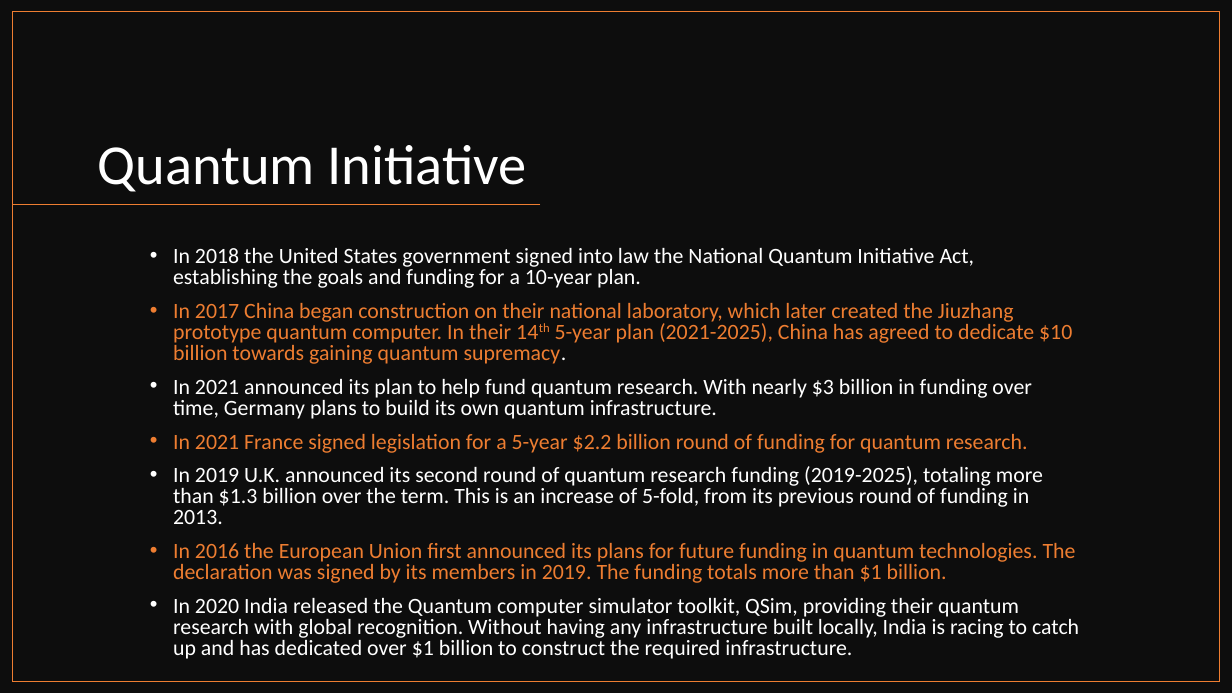
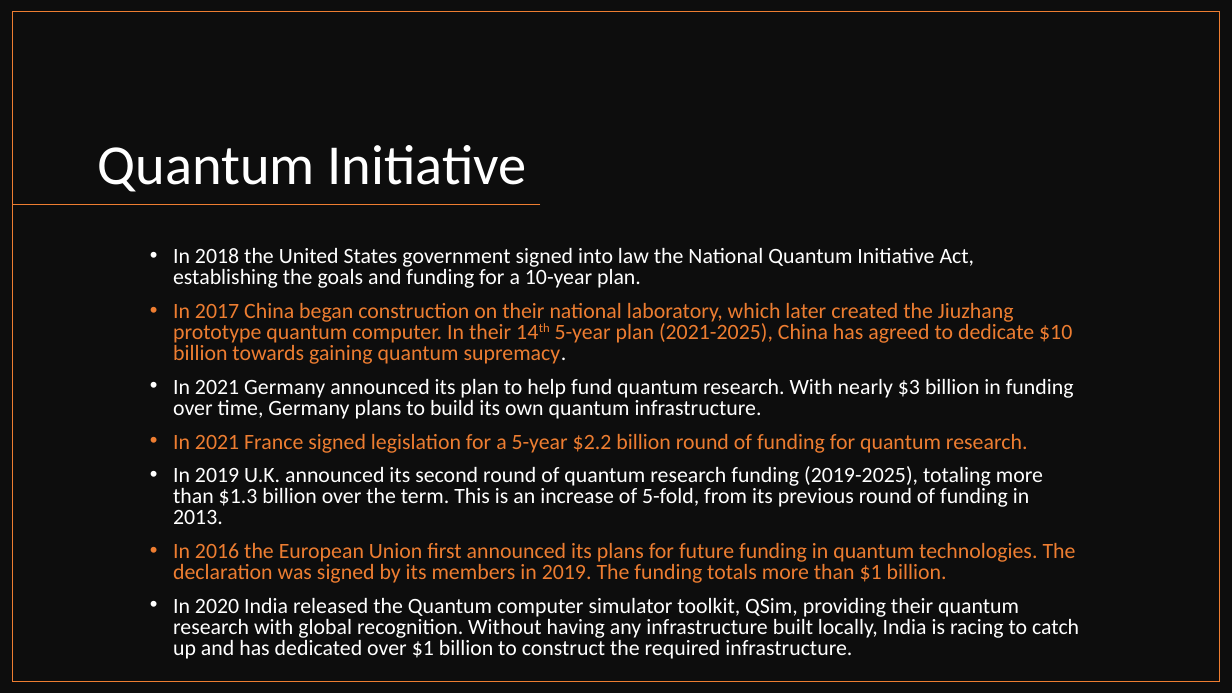
Before and after one commit to CIDS-484-Spring-2022/Quantum-Computing, a slide deck: slide 10 of Quantum PP.pptx. Drawn at 1232x693 pixels with LibreOffice and Linux fonts; fonts in the diff are those of the drawing. Boxes give left, top, right and bottom in pixels: in the first picture for what was removed or moved away, otherwise in the second. Text is boxed around its words. In the diff, an @@ line names an element or a change of style, - is before the commit and + after.

```diff
--- a/Quantum PP.pptx
+++ b/Quantum PP.pptx
@@ text at (173,379,1074,419): text changed @@
-• In 2021 announced its plan to help fund quantum research. With nearly $3 billion in funding over time, Germany plans to build its own quantum infrastructure.
+• In 2021 Germany announced its plan to help fund quantum research. With nearly $3 billion in funding over time, Germany plans to build its own quantum infrastructure.
```
Also in this commit, not shown: 6 other slides changed.
